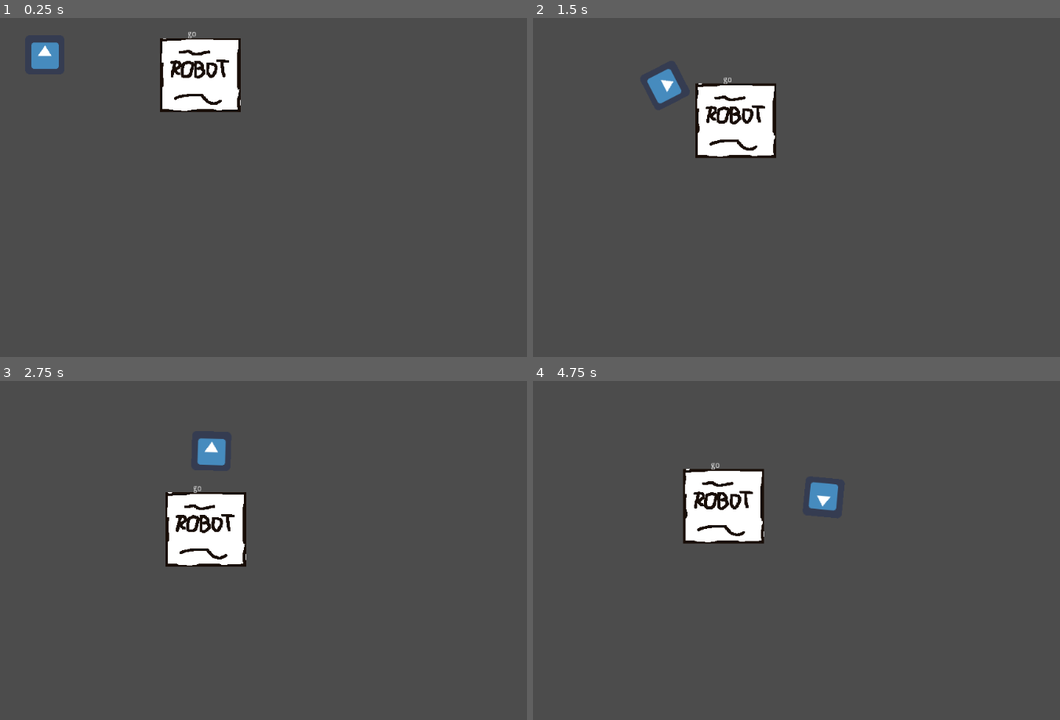
Above: before the commit, frames 1-4 (two rows, left to right).
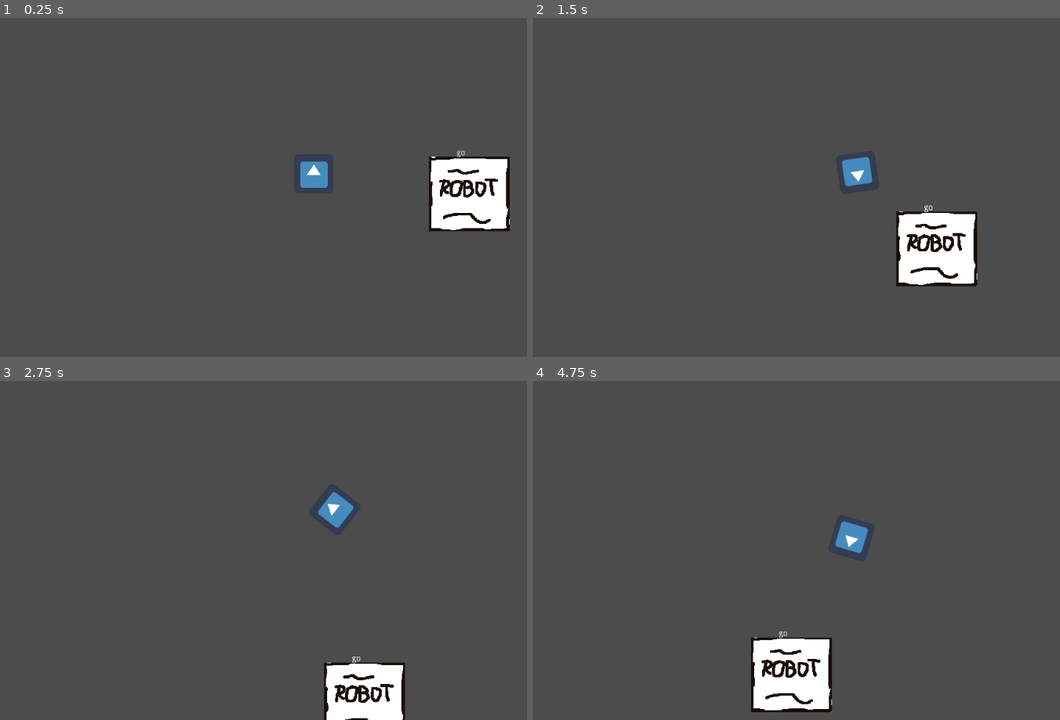
Above: after the commit, the same moments.

Repository: game-jam-team-gut/not-so-lonely
Game: Godot game, scene res://Space.tscn
Same seed, same stepped clock (60 frames per second), same inputs: the game is played once before the commit and once after it. The engine's default icon, where the game draws it, is replaced by a stand-in: a white triangle on a blue panel in a dark square.
Inputs (mouse positions are in pixels of both pictures, inside the frame that each line leads up to):
- Up to frame 1 (0.25 s): no input
- Up to frame 2 (1.5 s): move the mouse to (986, 156) at 0.52 s; press the mouse at (986, 156) at 0.53 s; move the mouse to (722, 190) at 1.27 s; release the mouse at (722, 190) at 1.28 s; click (722, 190) at 1.35 s
- Up to frame 3 (2.75 s): move the mouse to (374, 455) at 2.02 s; press the mouse at (374, 455) at 2.03 s
- Up to frame 4 (4.75 s): move the mouse to (817, 611) at 2.77 s; release the mouse at (817, 611) at 2.78 s; click (817, 611) at 2.85 s; move the mouse to (1033, 591) at 3.52 s; press the mouse at (1033, 591) at 3.53 s; move the mouse to (659, 482) at 4.27 s; release the mouse at (659, 482) at 4.28 s; click (659, 482) at 4.35 s

The runs differ from the first frame. In frame 1, 7.4% of the frame differs, in the area x 5-97%, y 4-63%; in frame 2, 7.6%, in the area x 21-85%, y 15-80%; in frame 3, 6.8%; in frame 4, 7.6%.

Commit message:
Add camera

Diff:
--- a/Space/Barney.tscn
+++ b/Space/Barney.tscn
@@ -14,3 +14,8 @@
 
 [node name="Sprite" type="Sprite" parent="."]
 texture = ExtResource( 1 )
+
+[node name="Camera2D" type="Camera2D" parent="."]
+current = true
+smoothing_enabled = true
+smoothing_speed = 3.0
